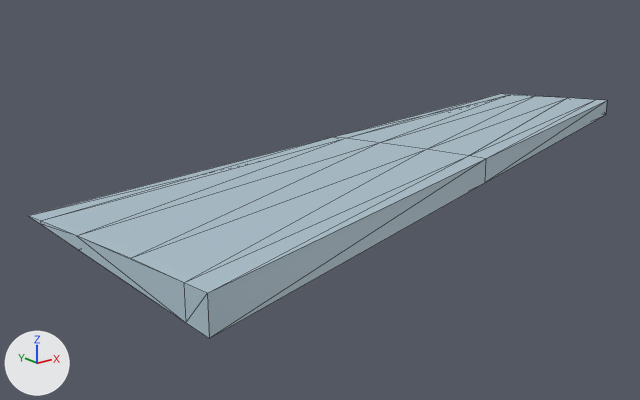
The glTF model assets/su33d_aileron_left.glb, before and after one commit.
Both versions are drawn from a 50 mm camera at (-0.549, -0.919, 0.504) aimed at (0.669, 0.603, -0.105). Arrows for +X, +Y and +Z are at lower left; the lights stay in place. The picture after the commit comes second. Mesh edges are drawn as thin lines. Vertices at exactly the same position are counted once.

Objects in the first picture: '0_AileronLeft'.
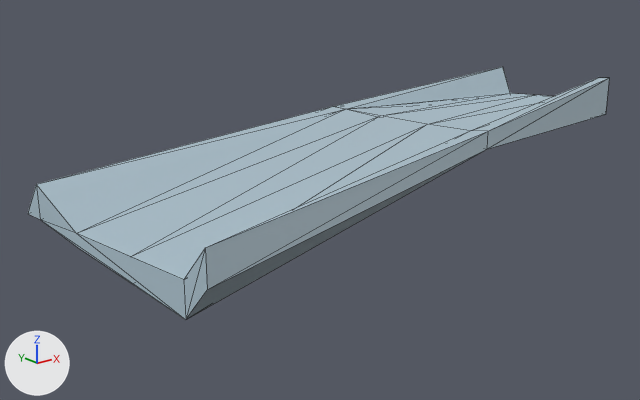
The change in detail:
me_0_aileronleft is used by ob_0_aileronleft; location (0.0, 0.0, 0.0).
me_0_aileronleft had 33 vertices, 62 faces and spanned x 0.0..1.75, y 0.0..0.99, z -0.04..0.05.
me_0_aileronleft now has 33 vertices, 62 faces and spans x 0.0..1.75, y 0.0..0.99, z -0.04..0.11.
me_0_aileronleft part 1: the 1 vertex in x 0.0, y 0.57, z -0.01 is moved by (0.0, 0.0, 0.01).
me_0_aileronleft part 2: all 3 vertices in x 0.88, y 0.29..0.47, z 0.01..0.02 are moved by (0.0, 0.0, 0.06).
me_0_aileronleft part 3: the 1 vertex in x 0.0, y 0.0, z 0.05 is moved by (0.0, 0.0, 0.06).
me_0_aileronleft part 4: all 2 vertices in x 1.75, y 0.59..0.63, z -0.01..0.0 are moved by (0.0, 0.0, 0.07).
me_0_aileronleft part 5: the 1 vertex in x 0.0, y 0.0, z -0.02 is moved by (0.0, 0.0, 0.07).
me_0_aileronleft part 6: the 1 vertex in x 0.0, y 0.57, z 0.0 is moved by (0.0, 0.0, 0.07).
me_0_aileronleft part 7: the 1 vertex in x 0.88, y 0.29, z -0.03 is moved by (0.0, 0.0, 0.07).
me_0_aileronleft part 8: the 1 vertex in x 0.88, y 0.63, z -0.01 is moved by (0.0, 0.0, 0.07).
me_0_aileronleft part 9: all 6 vertices in x 0.88, y 0.34..0.81, z -0.03..-0.02 are moved by (0.0, 0.0, 0.08).
me_0_aileronleft part 10: the 1 vertex in x 1.75, y 0.99, z -0.04 is moved by (0.0, 0.0, 0.09).

Where the change shows, as pixel boxes (x1, y1, x2, y2) in the pictures (640 x 400 px; the box of a moved part takes in the faces that stretch with it):
'0_AileronLeft', reshaped: before (29, 93, 607, 338); after (28, 67, 609, 320)
part 1 of me_0_aileronleft, moved or reshaped: before (42, 225, 183, 321); after (41, 109, 352, 318)
part 2 of me_0_aileronleft, moved or reshaped: before (130, 96, 567, 282); after (130, 95, 553, 280)
part 3 of me_0_aileronleft, moved or reshaped: before (184, 156, 485, 322); after (184, 131, 488, 317)
part 4 of me_0_aileronleft, moved or reshaped: before (469, 98, 607, 159); after (471, 78, 608, 131)
part 5 of me_0_aileronleft, moved or reshaped: before (186, 159, 485, 338); after (186, 132, 486, 319)
part 6 of me_0_aileronleft, moved or reshaped: before (29, 137, 345, 236); after (28, 106, 341, 233)
part 7 of me_0_aileronleft, moved or reshaped: before (212, 101, 607, 337); after (187, 78, 609, 319)
part 8 of me_0_aileronleft, moved or reshaped: before (77, 94, 533, 258); after (76, 93, 533, 256)
part 9 of me_0_aileronleft, moved or reshaped (not visible before): after (336, 107, 366, 110)
part 10 of me_0_aileronleft, moved or reshaped: before (334, 93, 509, 138); after (333, 67, 510, 109)
